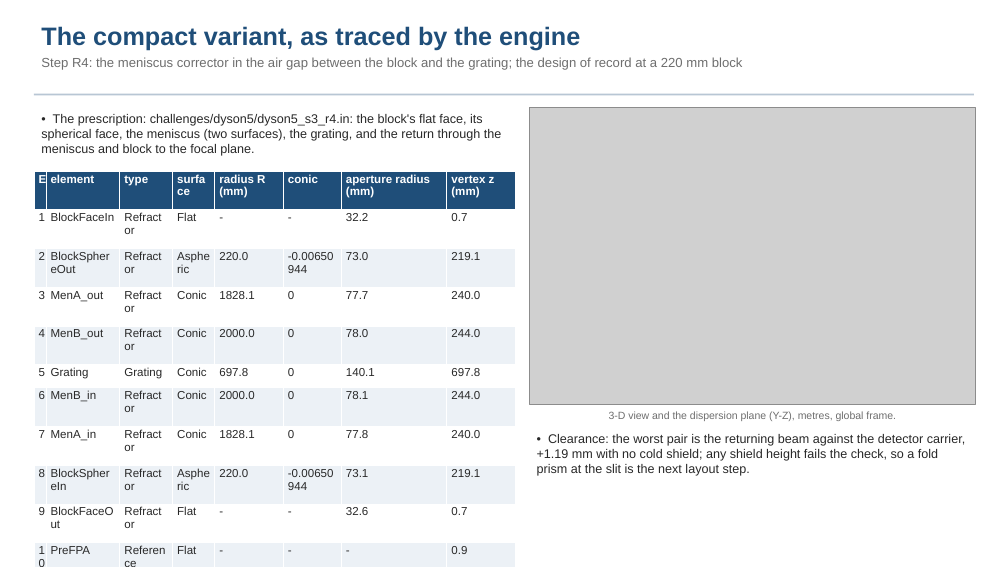
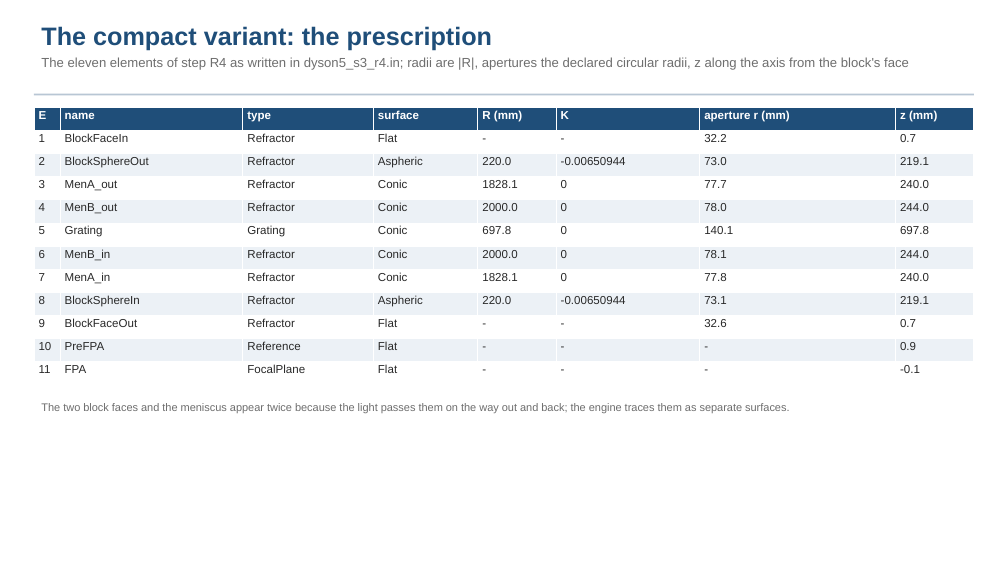
Before and after one commit to nasa-jpl/macos, a slide deck: slide 14 of demo_session/deck_dyson.pptx (slide 13 before the commit). Drawn at 1008x567 pixels with LibreOffice and Linux fonts; fonts in the diff are those of the drawing; grey boxes stand for pictures. Boxes give left, top, right and bottom in pixels: in the first picture for what was removed or moved away, otherwise in the second. Text is boxed around its words. In the diff, an @@ line names an element or a change of style, - is before the commit and + after.

```diff
--- a/demo_session/deck_dyson.pptx
+++ b/demo_session/deck_dyson.pptx
@@ text at (41, 26, 909, 70): text changed @@
-The compact variant, as traced by the engine
-Step R4: the meniscus corrector in the air gap between the block and the grating; the design of record at a 220 mm block
+The compact variant: the prescription
+The eleven elements of step R4 as written in dyson5_s3_r4.in; radii are |R|, apertures the declared circular radii, z along the axis from the block's face
@@ table at (34, 107, 975, 385) @@
-row 1: E | element | type | surface | radius R (mm) | conic | aperture radius (mm) | vertex z (mm)
+row 1: E | name | type | surface | R (mm) | K | aperture r (mm) | z (mm)
@@ table: place and size @@
-table at (34, 171, 516, 567)
+table at (34, 107, 975, 385)
@@ text removed at (41, 114, 501, 156) @@
-• The prescription: challenges/dyson5/dyson5_s3_r4.in: the block's flat face, its spherical face, the meniscus (two surfaces), the grating, and the return through the meniscus and block to the focal plane.
@@ picture removed at (529, 107, 975, 404) @@
@@ text added at (41, 403, 789, 413), 10.5 pt, text #6E6E6E @@
+The two block faces and the meniscus appear twice because the light passes them on the way out and back; the engine traces them as separate surfaces.
@@ text removed at (609, 411, 896, 421) @@
-3-D view and the dispersion plane (Y-Z), metres, global frame.
@@ text removed at (537, 434, 965, 476) @@
-• Clearance: the worst pair is the returning beam against the detector carrier, +1.19 mm with no cold shield; any shield height fails the check, so a fold prism at the slit is the next layout step.
```
Also in this commit, not shown: 5 other slides changed, 1 slide added, 3 other files.
